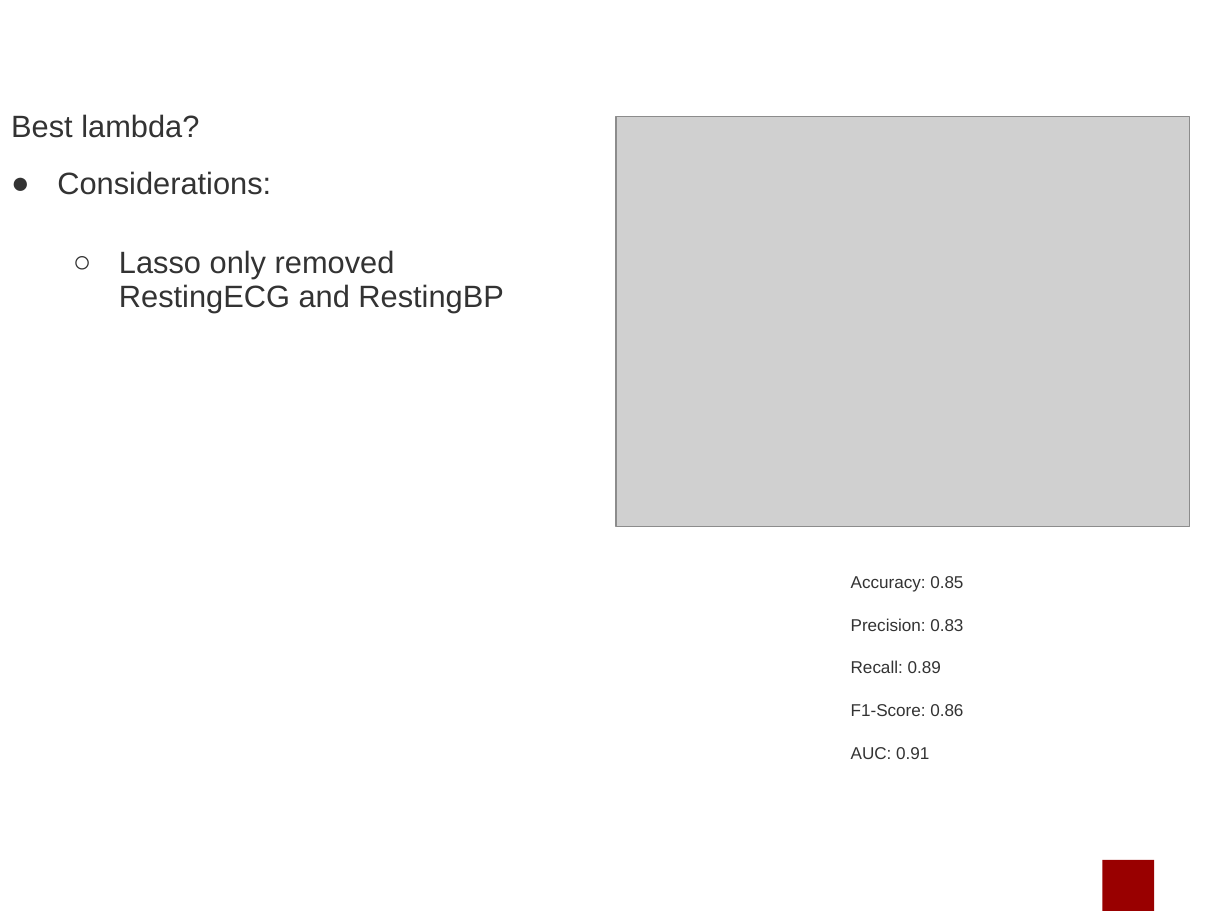
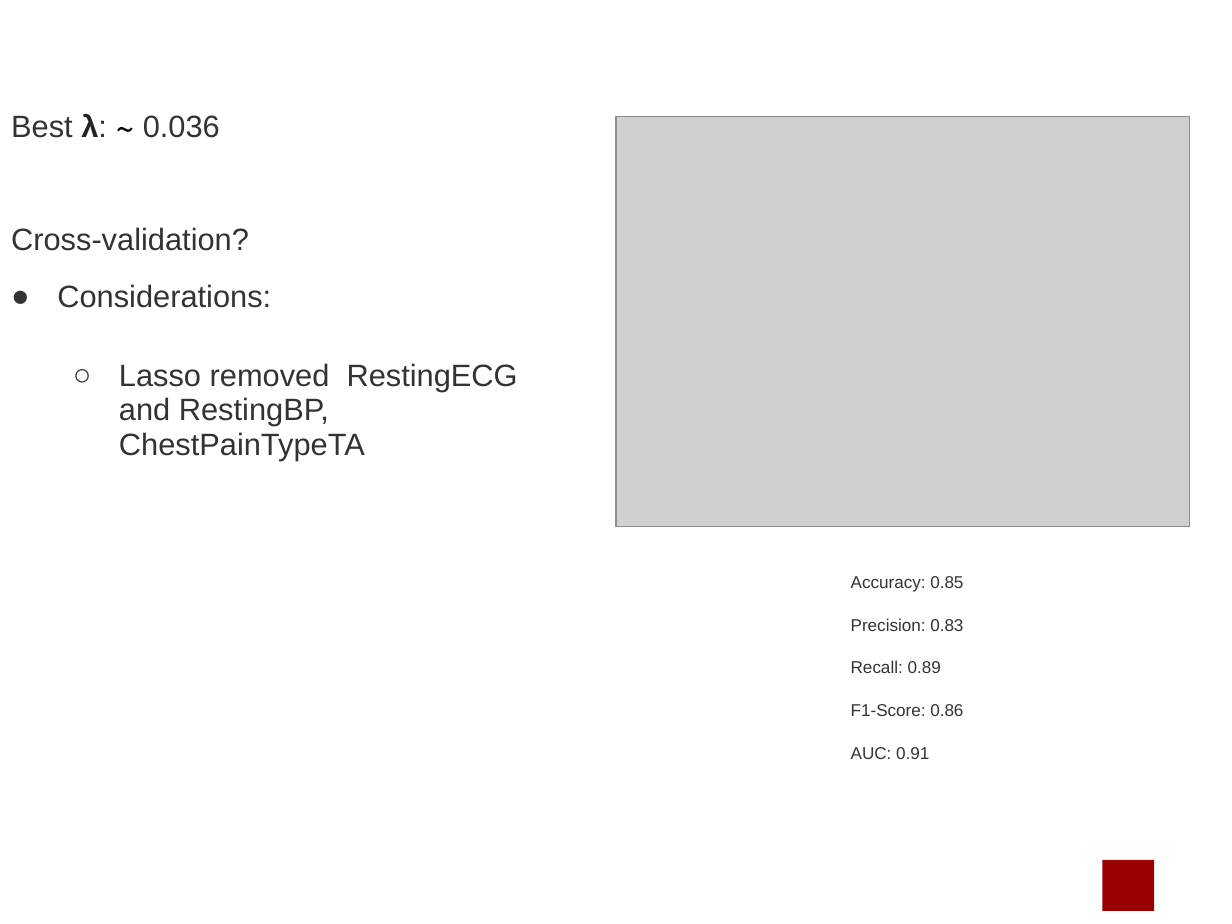
Before and after one commit to marcouderzo/CoronaryHeartDisease-Prediction, a slide deck: slide 15 of slides.pptx. Drawn at 1232x924 pixels with LibreOffice and Linux fonts; fonts in the diff are those of the drawing; grey boxes stand for pictures; background and template pictures are left out. Boxes give left, top, right and bottom in pixels: in the first picture for what was removed or moved away, otherwise in the second. Text is boxed around its words. In the diff, an @@ line names an element or a change of style, - is before the commit and + after.

```diff
--- a/slides.pptx
+++ b/slides.pptx
@@ text at bbox=[11, 114, 249, 251]: text changed @@
-Best lambda?
+Best λ: ~ 0.036
+Cross-validation?
@@ text at bbox=[119, 363, 518, 460]: text changed @@
-  ○ Lasso only removed RestingECG and RestingBP
+  ○ Lasso removed RestingECG and RestingBP, ChestPainTypeTA
```
Also in this commit, not shown: 3 other slides changed, 1 slide added, 1 slide removed, 2 other files.
